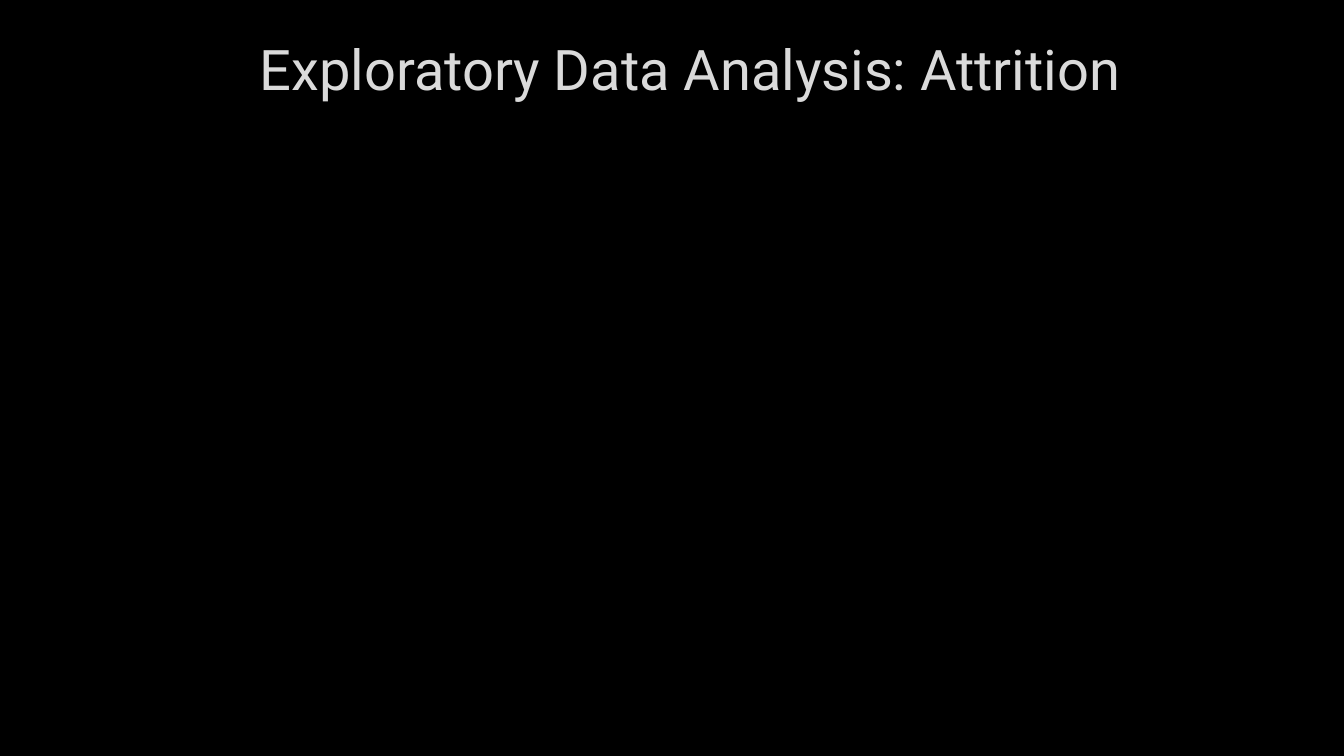
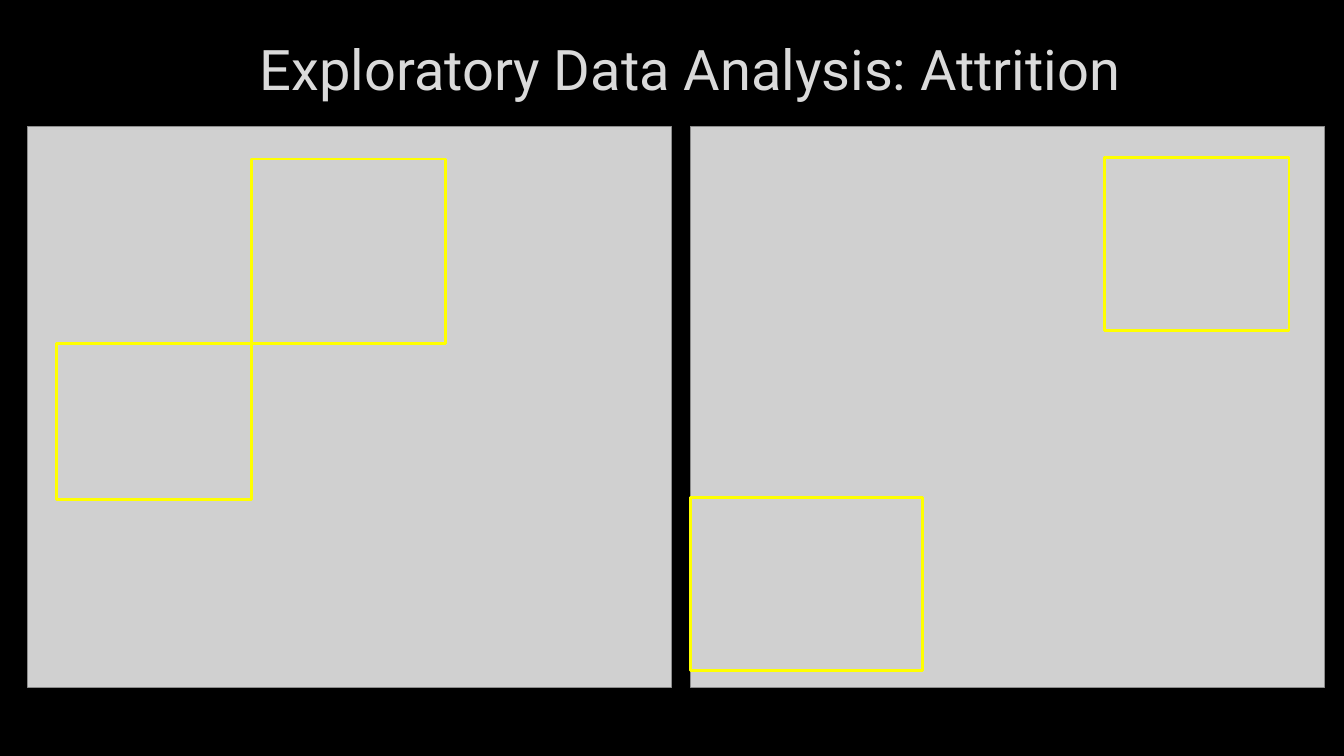
Before and after one commit to EricBalke/CaseStudy2DDS, a slide deck: slide 2 of Balke_CaseStudy2.pptx. Drawn at 1344x756 pixels with LibreOffice and Linux fonts; fonts in the diff are those of the drawing; grey boxes stand for pictures; background and template pictures are left out. Boxes give left, top, right and bottom in pixels: in the first picture for what was removed or moved away, otherwise in the second. Text is boxed around its words. In the diff, an @@ line names an element or a change of style, - is before the commit and + after.

```diff
--- a/Balke_CaseStudy2.pptx
+++ b/Balke_CaseStudy2.pptx
@@ picture added at [27,126,671,687] @@
@@ picture added at [691,126,1325,687] @@
@@ rectangle added at [251,159,446,344], outline #FFFF00 2 pt @@
@@ rectangle added at [1105,157,1290,331], outline #FFFF00 2 pt @@
@@ rectangle added at [56,344,251,500], outline #FFFF00 2 pt @@
@@ rectangle added at [691,498,924,671], outline #FFFF00 2 pt @@
```
Also in this commit, not shown: 1 other slide changed, 5 slides added, 2 other files.
